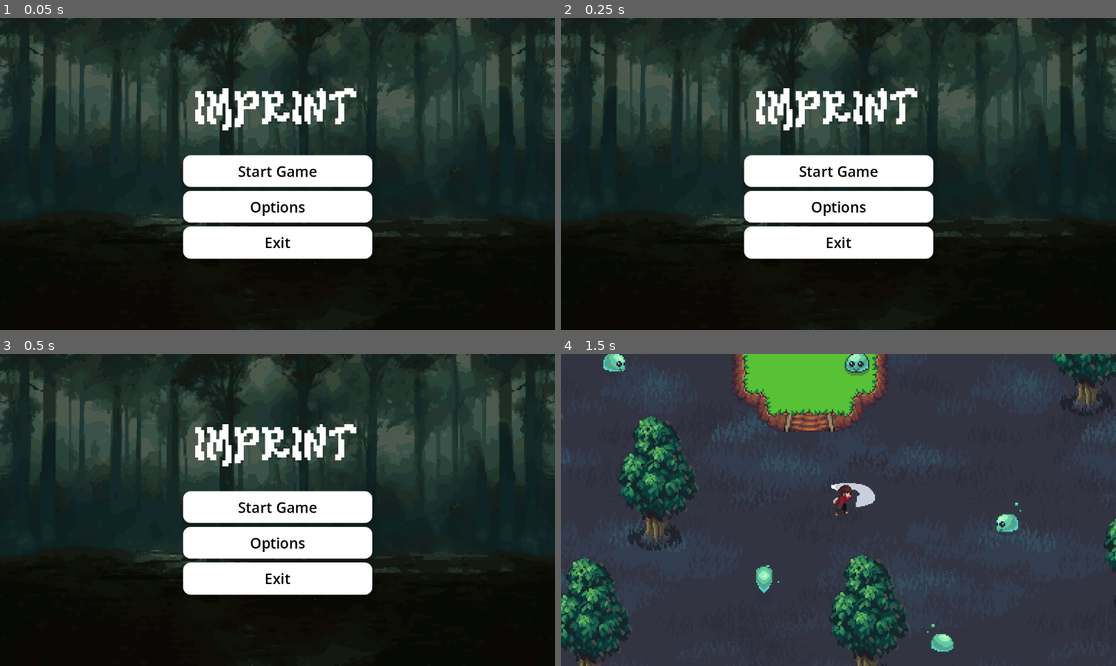
Above: before the commit, frames 1-4 (two rows, left to right).
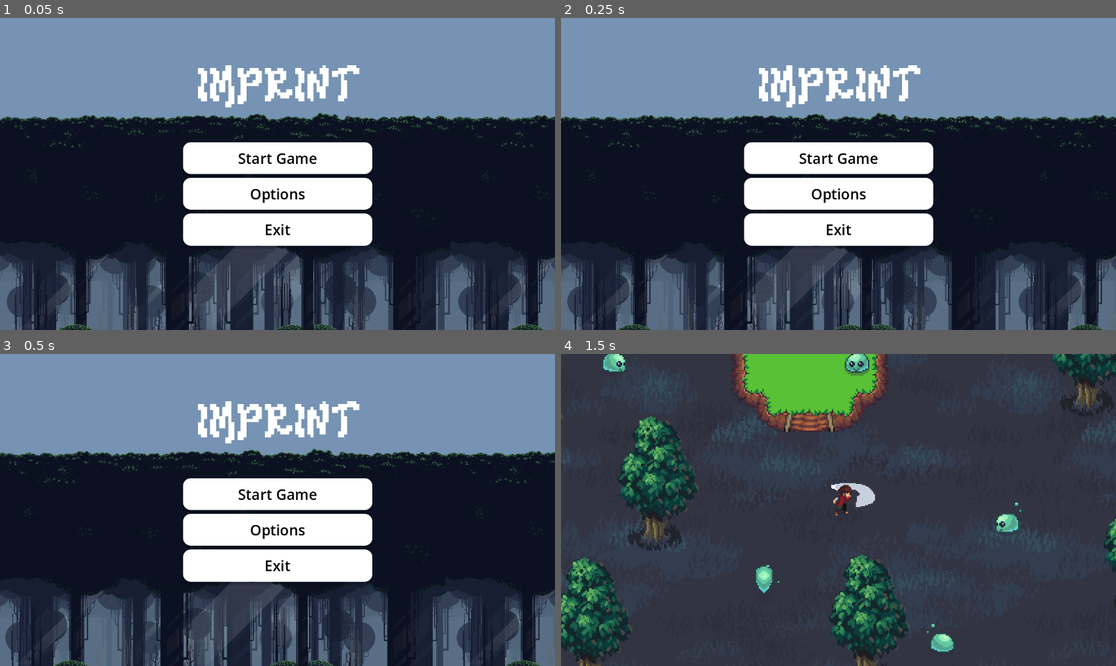
Above: after the commit, the same moments.

Repository: Firdii/GameJam
Game: Godot game, scene res://Game/Scene/main_menu.tscn
The game is run twice, just before and just after one commit, with the same random seed, the same clock (stepped at 60 frames per second) and the same inputs.
Inputs (mouse positions are in pixels of both pictures, inside the frame that each line leads up to):
- Up to frame 1 (0.05 s): no input
- Up to frame 2 (0.25 s): no input
- Up to frame 3 (0.5 s): no input
- Up to frame 4 (1.5 s): click "Start Game" at 0.5 s; move the mouse to (960, 494) at 1.27 s; hold Right (Right) from 1.28 s (still down); click (960, 494) at 1.35 s

The runs differ from the first frame. In frame 1, 75% of the frame differs, in the area x 0-100%, y 0-100%; in frame 2, 75%; in frame 3, 75%; in frame 4, nothing differs.

Commit message:
Add parallax main menu background assets
Add layered background PNGs and their Godot import metadata, and replace the previous static panel background with a ParallaxBackground in main_menu.tscn. The scene now contains multiple ParallaxLayer nodes each using the new textures (mirroring/repeat enabled) and adjusted container offsets for layout. Also add parallax_background.gd to provide a simple horizontal auto-scroll (scroll_speed export) and its UID file.

Diff:
--- a/Game/Scene/main_menu.tscn
+++ b/Game/Scene/main_menu.tscn
@@ -1,13 +1,21 @@
 [gd_scene format=3 uid="uid://docmgsbvo3cpu"]
 
 [ext_resource type="Script" uid="uid://pq3ptpkl4hda" path="res://Game/Scene/main_menu.gd" id="1_eud1g"]
-[ext_resource type="Texture2D" uid="uid://di0dguvln0m62" path="res://Assets/MainMenuBG/forestBackground/4.png" id="1_f5rts"]
 [ext_resource type="FontFile" uid="uid://b3kivjbgy1pyv" path="res://Assets/Font/KiwiSoda.ttf" id="2_eud1g"]
+[ext_resource type="Texture2D" uid="uid://b7wqhsmdr5mv7" path="res://Assets/MainMenuBG/Background layers/Layer_0011_0.png" id="3_tev8b"]
+[ext_resource type="Script" uid="uid://dli2o05qmasjx" path="res://Game/Scene/parallax_background.gd" id="3_xox3y"]
 [ext_resource type="AudioStream" uid="uid://fblauue74feg" path="res://Assets/Music/MainMenuIMPRINT.wav" id="4_muoms"]
-
-[sub_resource type="StyleBoxTexture" id="StyleBoxTexture_muoms"]
-texture = ExtResource("1_f5rts")
-modulate_color = Color(0.641934, 0.64193404, 0.64193386, 1)
+[ext_resource type="Texture2D" uid="uid://b2nvt4g15x75b" path="res://Assets/MainMenuBG/Background layers/Layer_0010_1.png" id="4_xox3y"]
+[ext_resource type="Texture2D" uid="uid://cc2k16ijs1gsj" path="res://Assets/MainMenuBG/Background layers/Layer_0009_2.png" id="5_veekw"]
+[ext_resource type="Texture2D" uid="uid://c4bponsk7j4fh" path="res://Assets/MainMenuBG/Background layers/Layer_0008_3.png" id="6_3tm85"]
+[ext_resource type="Texture2D" uid="uid://ub2jlrlltyck" path="res://Assets/MainMenuBG/Background layers/Layer_0007_Lights.png" id="7_mj4xf"]
+[ext_resource type="Texture2D" uid="uid://dwon83dhph33x" path="res://Assets/MainMenuBG/Background layers/Layer_0006_4.png" id="8_114jl"]
+[ext_resource type="Texture2D" uid="uid://rw11ggx5r8n0" path="res://Assets/MainMenuBG/Background layers/Layer_0005_5.png" id="9_xflx7"]
+[ext_resource type="Texture2D" uid="uid://din1cgfcea5xk" path="res://Assets/MainMenuBG/Background layers/Layer_0004_Lights.png" id="10_gjvc1"]
+[ext_resource type="Texture2D" uid="uid://dftfi3qjgqbnx" path="res://Assets/MainMenuBG/Background layers/Layer_0003_6.png" id="11_4n3nk"]
+[ext_resource type="Texture2D" uid="uid://d0o5yyi16shq2" path="res://Assets/MainMenuBG/Background layers/Layer_0002_7.png" id="12_5uhu2"]
+[ext_resource type="Texture2D" uid="uid://bbndudcbhawct" path="res://Assets/MainMenuBG/Background layers/Layer_0001_8.png" id="13_4f8s3"]
+[ext_resource type="Texture2D" uid="uid://ccx7uosbk7nc5" path="res://Assets/MainMenuBG/Background layers/Layer_0000_9.png" id="14_0aj0p"]
 
 [sub_resource type="StyleBoxFlat" id="StyleBoxFlat_f5rts"]
 bg_color = Color(1, 1, 1, 1)
@@ -50,14 +58,139 @@
 grow_vertical = 2
 script = ExtResource("1_eud1g")
 
-[node name="Panel" type="Panel" parent="." unique_id=1245872393]
-layout_mode = 1
-anchors_preset = 15
-anchor_right = 1.0
-anchor_bottom = 1.0
-grow_horizontal = 2
-grow_vertical = 2
-theme_override_styles/panel = SubResource("StyleBoxTexture_muoms")
+[node name="ParallaxBackground" type="ParallaxBackground" parent="." unique_id=477182720]
+script = ExtResource("3_xox3y")
+
+[node name="ParallaxLayer" type="ParallaxLayer" parent="ParallaxBackground" unique_id=362415606]
+motion_scale = Vector2(0.05, 0.05)
+motion_mirroring = Vector2(937.28, 0)
+
+[node name="Sprite2D" type="Sprite2D" parent="ParallaxBackground/ParallaxLayer" unique_id=505040731]
+texture_filter = 1
+texture_repeat = 2
+scale = Vector2(1.01, 1.01)
+texture = ExtResource("3_tev8b")
+centered = false
+
+[node name="ParallaxLayer2" type="ParallaxLayer" parent="ParallaxBackground" unique_id=1756778074]
+motion_scale = Vector2(0.1, 0.1)
+motion_mirroring = Vector2(937.28, 0)
+
+[node name="Sprite2D" type="Sprite2D" parent="ParallaxBackground/ParallaxLayer2" unique_id=1152518957]
+texture_filter = 1
+texture_repeat = 2
+scale = Vector2(1.01, 1.01)
+texture = ExtResource("4_xox3y")
+centered = false
+
+[node name="ParallaxLayer3" type="ParallaxLayer" parent="ParallaxBackground" unique_id=1384467438]
+motion_scale = Vector2(0.15, 0.15)
+motion_mirroring = Vector2(937.28, 0)
+
+[node name="Sprite2D" type="Sprite2D" parent="ParallaxBackground/ParallaxLayer3" unique_id=907554119]
+texture_filter = 1
+texture_repeat = 2
+scale = Vector2(1.01, 1.01)
+texture = ExtResource("5_veekw")
+centered = false
+
+[node name="ParallaxLayer4" type="ParallaxLayer" parent="ParallaxBackground" unique_id=881766354]
+motion_scale = Vector2(0.2, 0.2)
+motion_mirroring = Vector2(937.28, 0)
+
+[node name="Sprite2D" type="Sprite2D" parent="ParallaxBackground/ParallaxLayer4" unique_id=688283493]
+texture_filter = 1
+texture_repeat = 2
+scale = Vector2(1.01, 1.01)
+texture = ExtResource("6_3tm85")
+centered = false
+
+[node name="ParallaxLayer5" type="ParallaxLayer" parent="ParallaxBackground" unique_id=479129082]
+motion_scale = Vector2(0.3, 0.3)
+motion_mirroring = Vector2(937.28, 0)
+
+[node name="Sprite2D" type="Sprite2D" parent="ParallaxBackground/ParallaxLayer5" unique_id=1752502816]
+texture_filter = 1
+texture_repeat = 2
+scale = Vector2(1.01, 1.01)
+texture = ExtResource("7_mj4xf")
+centered = false
+
+[node name="ParallaxLayer6" type="ParallaxLayer" parent="ParallaxBackground" unique_id=1608967961]
+motion_scale = Vector2(0.4, 0.4)
+motion_mirroring = Vector2(937.28, 0)
+
+[node name="Sprite2D" type="Sprite2D" parent="ParallaxBackground/ParallaxLayer6" unique_id=783644168]
+texture_filter = 1
+texture_repeat = 2
+scale = Vector2(1.01, 1.01)
+texture = ExtResource("8_114jl")
+centered = false
+
+[node name="ParallaxLayer7" type="ParallaxLayer" parent="ParallaxBackground" unique_id=779936377]
+motion_scale = Vector2(0.5, 0.5)
+motion_mirroring = Vector2(937.28, 0)
+
+[node name="Sprite2D" type="Sprite2D" parent="ParallaxBackground/ParallaxLayer7" unique_id=767601176]
+texture_filter = 1
+texture_repeat = 2
+scale = Vector2(1.01, 1.01)
+texture = ExtResource("9_xflx7")
+centered = false
+
+[node name="ParallaxLayer8" type="ParallaxLayer" parent="ParallaxBackground" unique_id=1554054214]
+motion_scale = Vector2(0.65, 0.65)
+motion_mirroring = Vector2(937.28, 0)
+
+[node name="Sprite2D" type="Sprite2D" parent="ParallaxBackground/ParallaxLayer8" unique_id=715011219]
+texture_filter = 1
+texture_repeat = 2
+scale = Vector2(1.01, 1.01)
+texture = ExtResource("10_gjvc1")
+centered = false
+
+[node name="ParallaxLayer9" type="ParallaxLayer" parent="ParallaxBackground" unique_id=1291149930]
+motion_scale = Vector2(0.8, 0.8)
+motion_mirroring = Vector2(937.28, 0)
+
+[node name="Sprite2D" type="Sprite2D" parent="ParallaxBackground/ParallaxLayer9" unique_id=22116950]
+texture_filter = 1
+texture_repeat = 2
+scale = Vector2(1.01, 1.01)
+texture = ExtResource("11_4n3nk")
+centered = false
+
+[node name="ParallaxLayer10" type="ParallaxLayer" parent="ParallaxBackground" unique_id=265620351]
+motion_scale = Vector2(0.9, 0.9)
+motion_mirroring = Vector2(937.28, 0)
+
+[node name="Sprite2D" type="Sprite2D" parent="ParallaxBackground/ParallaxLayer10" unique_id=1301386001]
+texture_filter = 1
+texture_repeat = 2
+scale = Vector2(1.01, 1.01)
+texture = ExtResource("12_5uhu2")
+centered = false
+
+[node name="ParallaxLayer11" type="ParallaxLayer" parent="ParallaxBackground" unique_id=204142620]
+motion_scale = Vector2(0.95, 0.95)
+motion_mirroring = Vector2(937.28, 0)
+
+[node name="Sprite2D" type="Sprite2D" parent="ParallaxBackground/ParallaxLayer11" unique_id=2040943810]
+texture_filter = 1
+texture_repeat = 2
+scale = Vector2(1.01, 1.01)
+texture = ExtResource("13_4f8s3")
+centered = false
+
+[node name="ParallaxLayer12" type="ParallaxLayer" parent="ParallaxBackground" unique_id=744107787]
+motion_mirroring = Vector2(937.28, 0)
+
+[node name="Sprite2D" type="Sprite2D" parent="ParallaxBackground/ParallaxLayer12" unique_id=2015552198]
+texture_filter = 1
+texture_repeat = 2
+scale = Vector2(1.01, 1.01)
+texture = ExtResource("14_0aj0p")
+centered = false
 
 [node name="VBoxContainer" type="VBoxContainer" parent="." unique_id=1844813026]
 layout_mode = 1
@@ -67,9 +200,9 @@
 anchor_right = 0.5
 anchor_bottom = 0.5
 offset_left = -196.5
-offset_top = -39.0
+offset_top = -66.0
 offset_right = 196.5
-offset_bottom = 176.75
+offset_bottom = 149.75
 grow_horizontal = 2
 grow_vertical = 2
 theme_override_constants/separation = 8
@@ -123,10 +256,10 @@
 anchor_top = 0.5
 anchor_right = 0.5
 anchor_bottom = 0.5
-offset_left = -261.25
-offset_top = -185.0
-offset_right = 261.25
-offset_bottom = -83.0
+offset_left = -255.0
+offset_top = -233.0
+offset_right = 267.5
+offset_bottom = -131.0
 grow_horizontal = 2
 grow_vertical = 2
 theme_override_fonts/font = ExtResource("2_eud1g")
--- /dev/null
+++ b/Game/Scene/parallax_background.gd
@@ -0,0 +1,8 @@
+extends ParallaxBackground
+
+# Kecepatan gerak dasar
+@export var scroll_speed : float = 30.0
+
+func _process(delta):
+	# Menggerakkan offset secara konstan ke kiri
+	scroll_offset.x -= scroll_speed * delta
Binary file added: Assets/MainMenuBG/Background layers/Layer_0000_9.png
Not shown, added: Assets/MainMenuBG/Background layers/Layer_0000_9.png.import
Binary file added: Assets/MainMenuBG/Background layers/Layer_0001_8.png
Not shown, added: Assets/MainMenuBG/Background layers/Layer_0001_8.png.import
Binary file added: Assets/MainMenuBG/Background layers/Layer_0002_7.png
Not shown, added: Assets/MainMenuBG/Background layers/Layer_0002_7.png.import
Binary file added: Assets/MainMenuBG/Background layers/Layer_0003_6.png
Not shown, added: Assets/MainMenuBG/Background layers/Layer_0003_6.png.import
Binary file added: Assets/MainMenuBG/Background layers/Layer_0004_Lights.png
Not shown, added: Assets/MainMenuBG/Background layers/Layer_0004_Lights.png.import
Binary file added: Assets/MainMenuBG/Background layers/Layer_0005_5.png
Not shown, added: Assets/MainMenuBG/Background layers/Layer_0005_5.png.import
(and 13 more such lines)
